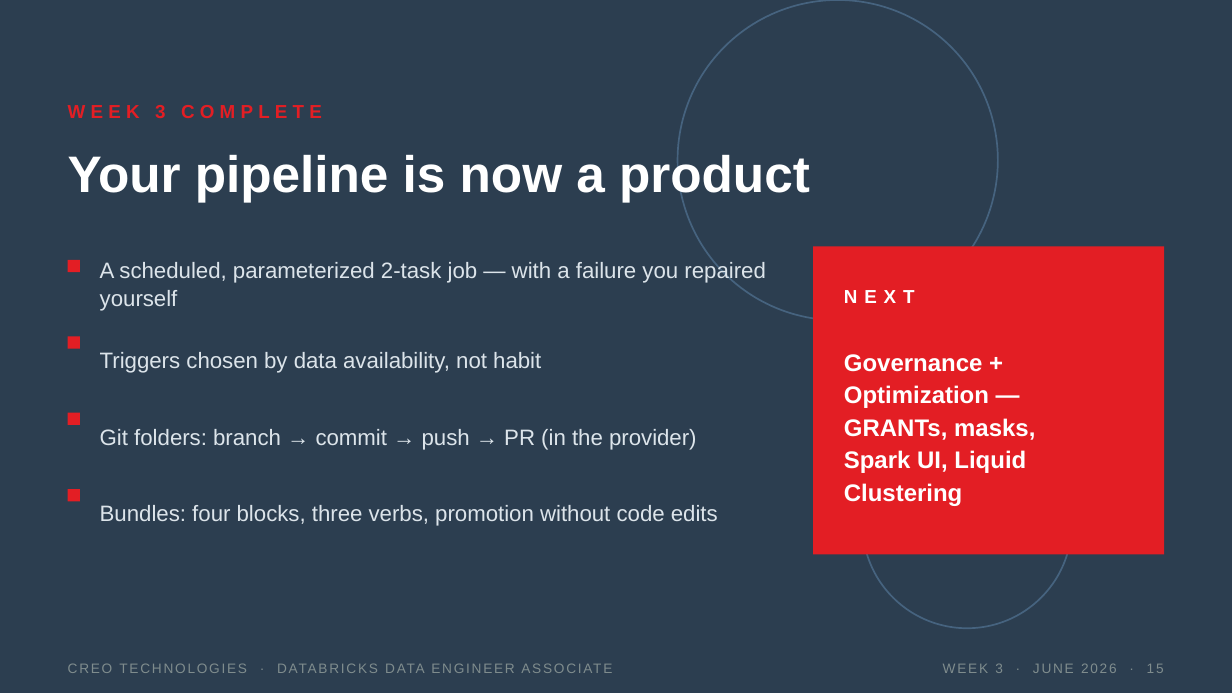
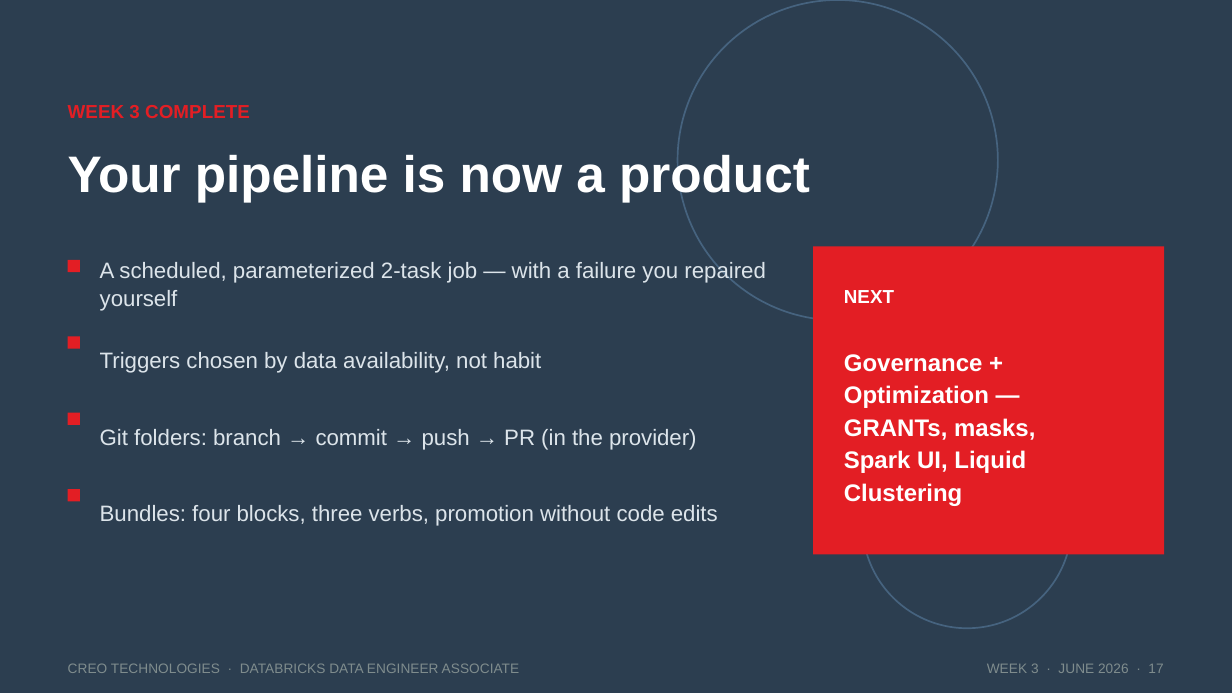
Before and after one commit to tatwan/Databricks_DE_Associate, a slide deck: slide 17 of slides/Week3_Jobs_CICD.pptx (slide 15 before the commit). Drawn at 1232x693 pixels with LibreOffice and Linux fonts; fonts in the diff are those of the drawing. Boxes give left, top, right and bottom in pixels: in the first picture for what was removed or moved away, otherwise in the second. Text is boxed around its words. In the diff, an @@ line names an element or a change of style, - is before the commit and + after.

```diff
--- a/slides/Week3_Jobs_CICD.pptx
+++ b/slides/Week3_Jobs_CICD.pptx
@@ text "WEEK 3 COMPLETE" at (68,105,250,118): letter spacing 3 to 0 pt @@
@@ text "NEXT" at (844,290,894,303): letter spacing 4 to 0 pt @@
@@ text "CREO TECHNOLOGIES · DATABRICKS DATA ..." at (68,663,520,673): letter spacing 1 to 0 pt @@
@@ text at (987,663,1163,673): text changed @@
-WEEK 3 · JUNE 2026 · 15
+WEEK 3 · JUNE 2026 · 17
```
Also in this commit, not shown: 14 other slides changed, 2 slides added, 2 other files.
